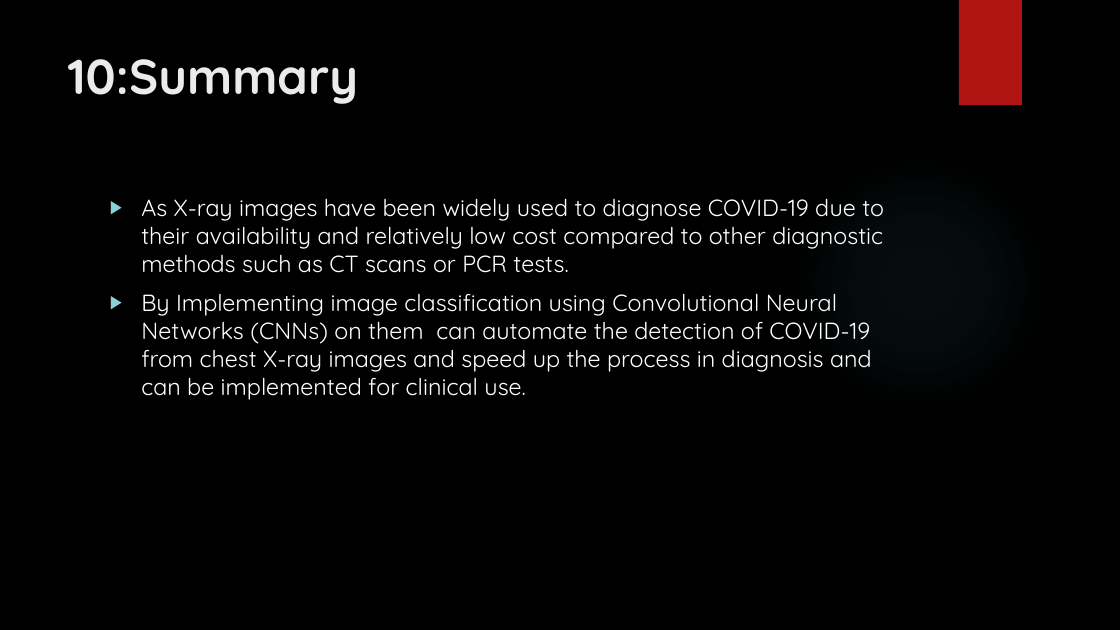
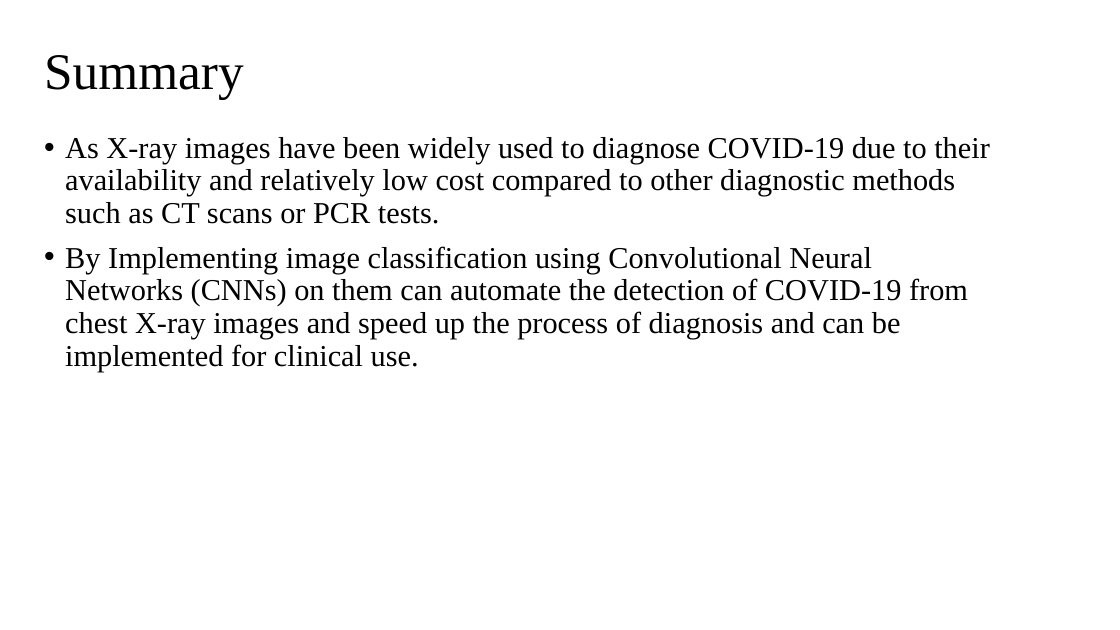
Before and after one commit to SharkyRCC/Covid-19-Classification, a slide deck: slide 18 of Presentation/neural_ppt.pptx (slide 15 before the commit). Drawn at 1120x630 pixels with LibreOffice and Linux fonts; fonts in the diff are those of the drawing; background and template pictures are left out. Boxes give left, top, right and bottom in pixels: in the first picture for what was removed or moved away, otherwise in the second. Text is boxed around its words. In the diff, an @@ line names an element or a change of style, - is before the commit and + after.

```diff
--- a/Presentation/neural_ppt.pptx
+++ b/Presentation/neural_ppt.pptx
@@ background picture (left out) to #FFFFFF @@
@@ title "Summary" at [44,55,244,100]: vertical alignment top to middle @@
@@ rectangle removed at [959,0,1022,105] @@
@@ title at [44,55,244,100]: text changed; size 42 to 44 pt; font Quicksand to Times New Roman; text colour #EBEBEB to #000000; bold off @@
-10:Summary
+Summary
@@ text "As X-ray images have been ...": place and size @@
-text "As X-ray images have been ..." at [141,198,884,400]
+text "As X-ray images have been ..." at [65,137,990,372]
@@ text at [65,137,990,224]: size 20 to 26 pt, font Quicksand to Times New Roman, text colour #FFFFFF to #000000 in "As X-ray images have been widely used ..."; bullet ▶ to •; line spacing 1 to 0.9 @@
@@ ellipse removed at [791,154,1049,413] @@
@@ text at [65,246,968,372]: text changed; size 20 to 26 pt; font Quicksand to Times New Roman; text colour #FFFFFF to #000000 @@
-▶ By Implementing image classification using Convolutional Neural Networks (CNNs) on them can automate the detection of COVID-19 from chest X-ray images and speed up the process in diagnosis and can be implemented for clinical use.
+• By Implementing image classification using Convolutional Neural Networks (CNNs) on them can automate the detection of COVID-19 from chest X-ray images and speed up the process of diagnosis and can be implemented for clinical use.
```
Also in this commit, not shown: 12 other slides changed, 6 slides added, 2 slides removed.
